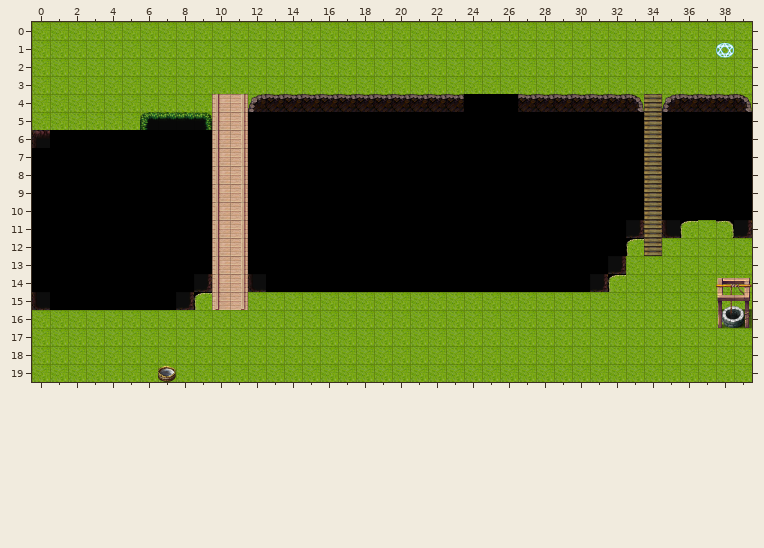
A Tiled map gets an edit: images/mapa3.tmx. That is the earlier state.
Cells are 32x32 px. Shown: x 0..39, y 0..19.
Once edited:
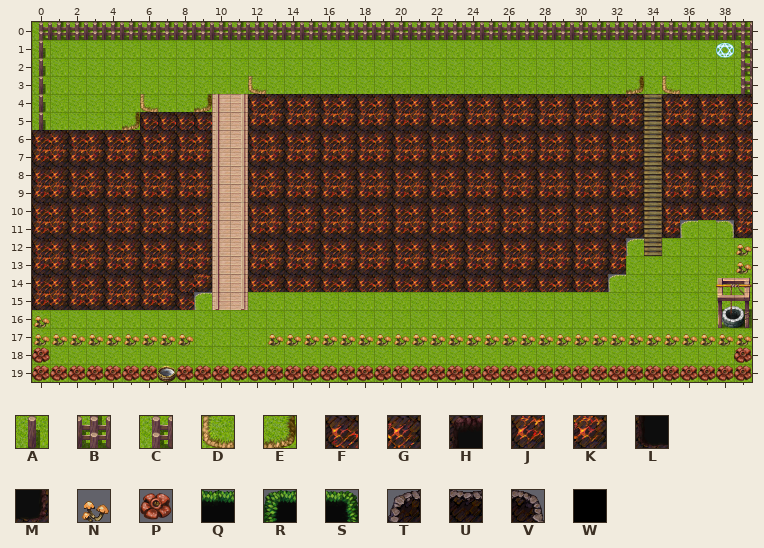
Key: from "Tile1": A 2, B 3, C 18, D 130, E 131, F 160, G 161, H 162, J 176, K 177, L 178, M 179; from "Tile2": N 5, P 21, Q 39, R 54, S 55, T 131, U 132, V 133; from "tile5": W 2.
_ is an empty cell, . an unchanged one.
Changes in this commit:
--- layer "Background"
@@ x 33..38 @@
-11 ...W.W
-12 W.....
+11 ..._._
+12 _.....
@@ x 9..32 @@
-14 .......................W
-15 W.......................
+14 ......................._
+15 _.......................
--- layer "Background2"
@@ x 5..35 @@
- 3 ......._...................._._
- 4 ._.._..........................
- 5 _..............................
+ 3 .......D....................E.D
+ 4 .D..E..........................
+ 5 E..............................
--- layer "Objetos"
@@ x 0..39 @@
- 0 ________________________________________
- 1 _......................................_
- 2 _......................................_
- 3 _......................................_
- 4 _...........TUUUUUUUUUUUWWWUUUUUUV.TUUUV
- 5 _.....RQQS..WWWWWWWWWWWWWWWWWWWWWW.WWWWW
- 6 HWWWWWWWWW..WWWWWWWWWWWWWWWWWWWWWW.WWWWW
- 7 WWWWWWWWWW..WWWWWWWWWWWWWWWWWWWWWW.WWWWW
- 8 WWWWWWWWWW..WWWWWWWWWWWWWWWWWWWWWW.WWWWW
- 9 WWWWWWWWWW..WWWWWWWWWWWWWWWWWWWWWW.WWWWW
-10 WWWWWWWWWW..WWWWWWWWWWWWWWWWWWWWWW.WWWWW
-11 WWWWWWWWWW..WWWWWWWWWWWWWWWWWWWWWM.L...M
-12 WWWWWWWWWW..WWWWWWWWWWWWWWWWWWWWW......_
-13 WWWWWWWWWW..WWWWWWWWWWWWWWWWWWWWM......_
-14 WWWWWWWWWM..LWWWWWWWWWWWWWWWWWWM........
-15 LWWWWWWWM...............................
-16 _.......................................
-17 _________....___________________________
-18 _......................................_
-19 _______.________________________________
+ 0 CBBBBBBBBBBBBBBBBBBBBBBBBBBBBBBBBBBBBBBB
+ 1 A......................................C
+ 2 A......................................C
+ 3 A......................................C
+ 4 A...........FGFGFGFGFGFGFGFGFGFGFG.FGFGF
+ 5 A.....FFFF..JKJKJKJKJKJKJKJKJKJKJK.JKJKJ
+ 6 FGFGFGFGFG..FGFGFGFGFGFGFGFGFGFGFG.FGFGF
+ 7 JKJKJKJKJK..JKJKJKJKJKJKJKJKJKJKJK.JKJKJ
+ 8 FGFGFGFGFG..FGFGFGFGFGFGFGFGFGFGFG.FGFGF
+ 9 JKJKJKJKJK..JKJKJKJKJKJKJKJKJKJKJK.JKJKJ
+10 FGFGFGFGFG..FGFGFGFGFGFGFGFGFGFGFG.FGFGF
+11 JKJKJKJKJK..JKJKJKJKJKJKJKJKJKJKJK.J...J
+12 FGFGFGFGFG..FGFGFGFGFGFGFGFGFGFGF......N
+13 JKJKJKJKJK..JKJKJKJKJKJKJKJKJKJKJ......N
+14 FGFGFGFGFK..FGFGFGFGFGFGFGFGFGFG........
+15 JKJKJKJKF...............................
+16 N.......................................
+17 NNNNNNNNN....NNNNNNNNNNNNNNNNNNNNNNNNNNN
+18 P......................................P
+19 PPPPPPP.PPPPPPPPPPPPPPPPPPPPPPPPPPPPPPPP
Where, in picture pixels (left, top, right, bottom), the same in both pictures:
changed: (32, 22, 752, 381)
